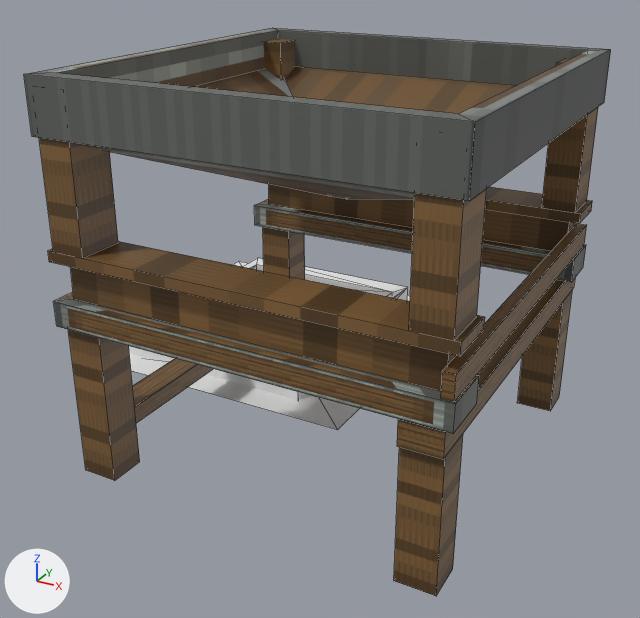
A saved change to the Blender file src/main/resources/assets/projectsteam_crafting/objmodels/mechanical_sieve.blend.
Camera for both pictures: a 50 mm camera at (1.47, -2.38, 1.3) aimed at (0.32, -0.28, 0.25). The axes (+X, +Y, +Z) are drawn at lower left. The lights are the same throughout. Mesh edges are drawn as thin lines.

Objects in the first picture: 'base', 'hopper_plane', 'sieve', 'sieve_hopper'.
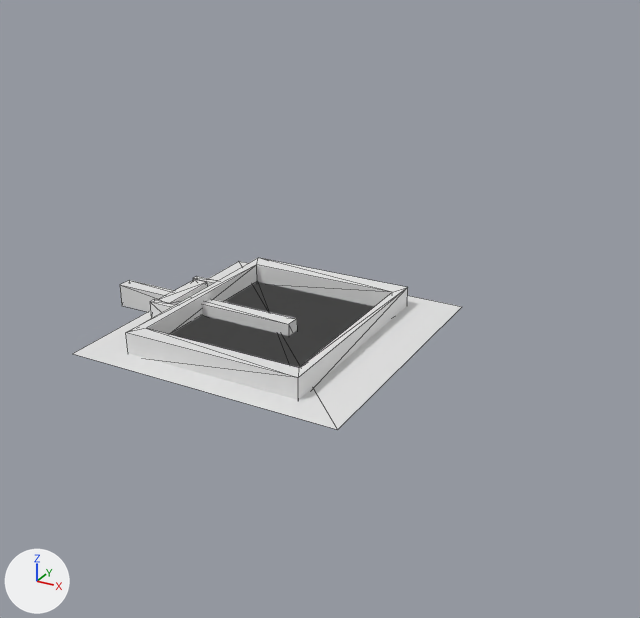
Location of each change, (x1, y1, x2, y2) in pixels of the pictures (640 x 618 px):
'sieve_hopper', hidden
    before: (24, 28, 611, 340)
'base', hidden (brown)
    before: (48, 184, 592, 596)
'hopper_plane', unchanged, uncovered by the edit
    before: (129, 261, 410, 430)
    after: (73, 261, 462, 430)
'sieve', unchanged, uncovered by the edit
    before: (129, 258, 408, 400)
    after: (126, 258, 408, 400)
'arm', unchanged, uncovered by the edit
    after: (120, 280, 297, 336)
'sieve.001', unchanged, uncovered by the edit
    after: (170, 282, 372, 368)

What changed in the scene script:
```text
Change ob_base:
    add ob_base.hide_set(True)
Change ob_sieve_hopper:
    add ob_sieve_hopper.hide_set(True)
```
